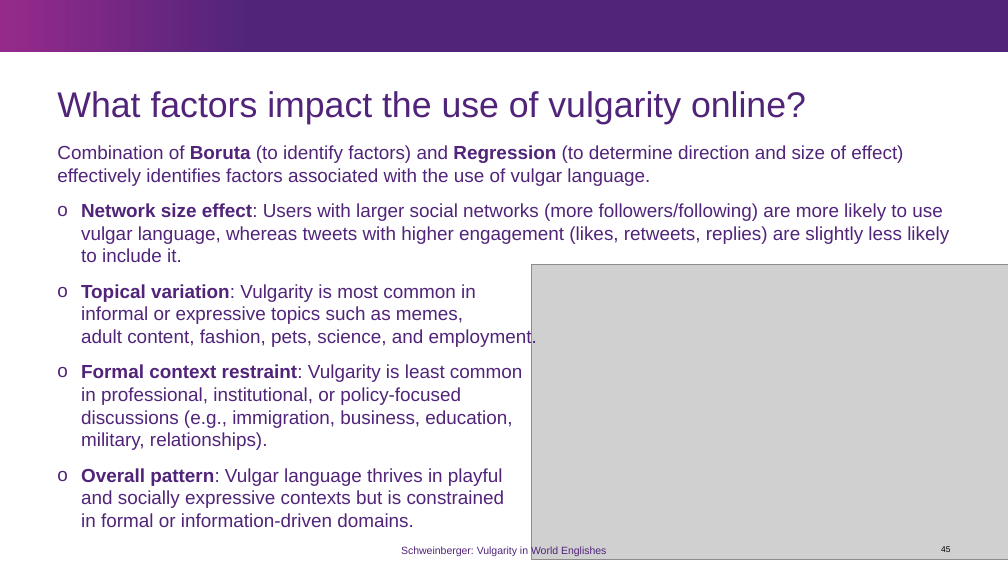
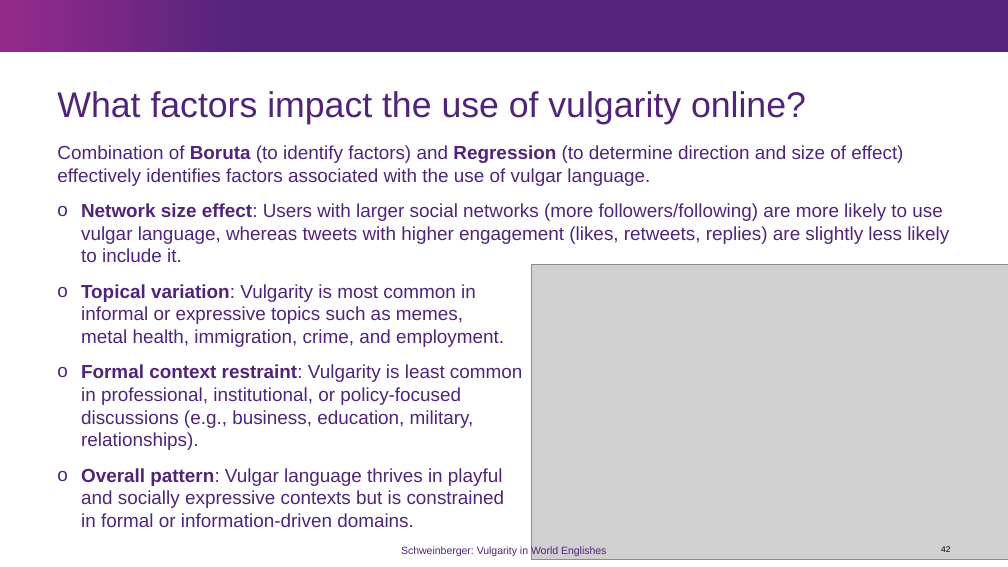
Before and after one commit to MartinSchweinberger/slides, a slide deck: slide 42 of LMU_Schweinberger_VulgarityInWorldEnglishes.pptx (slide 45 before the commit). Drawn at 1008x567 pixels with LibreOffice and Linux fonts; fonts in the diff are those of the drawing; grey boxes stand for pictures; background and template pictures are left out. Boxes give left, top, right and bottom in pixels: in the first picture for what was removed or moved away, otherwise in the second. Text is boxed around its words. In the diff, an @@ line names an element or a change of style, - is before the commit and + after.

```diff
--- a/LMU_Schweinberger_VulgarityInWorldEnglishes.pptx
+++ b/LMU_Schweinberger_VulgarityInWorldEnglishes.pptx
@@ text at (81,284,522,450): text changed @@
-o Topical variation: Vulgarity is most common in
-  informal or expressive topics such as memes,
-  adult content, fashion, pets, science, and employment.
-o Formal context restraint: Vulgarity is least common
-  in professional, institutional, or policy-focused
-  discussions (e.g., immigration, business, education,
-  military, relationships).
+o Topical variation: Vulgarity is most common in
+  informal or expressive topics such as memes,
+  metal health, immigration, crime, and employment.
+o Formal context restraint: Vulgarity is least common
+  in professional, institutional, or policy-focused
+  discussions (e.g., business, education, military,
+  relationships).
@@ page number at (941,546,950,552): text changed @@
-45
+42
```
Also in this commit, not shown: 5 other slides changed, 10 slides removed.
